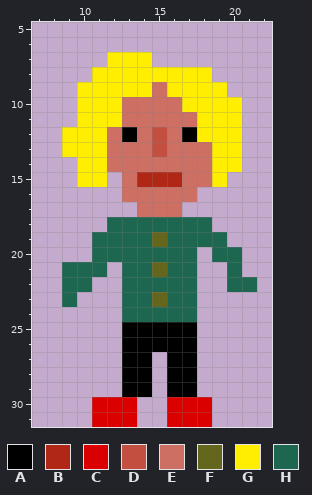
File history of a pixel-art sprite, assets/ui/human.png. This is how it looked before the edit.
The file is 32x32 pixels. Shown: x 7..22, y 5..31.
Palette (. is transparent): A #000000  B #b02815  C #db0000  D #c24f3f  E #cd7063  F #64661d  G #ffee00  H #1d6650
Pixels before, first column x 9:
 7 ...GGG.......
 8 ..GGGGGGGG...
 9 .GGGGGEGGGG..
10 .GGGEEEEGGGG.
11 .GGGEEEEEGGG.
12 GGGEAEDEAGGG.
13 GGGEEEDEEEGG.
14 .GGEEEEEEEGG.
15 .GG.EBBBEEG..
16 ....EEEEE....
17 .....EEE.....
18 ...HHHHHHH...
19 ..HHHHFHHHH..
20 ..HHHHHHH.HH.
21 HHH.HHFHH..H.
22 HH..HHHHH..HH
23 H...HHFHH....
24 ....HHHHH....
25 ....AAAAA....
26 ....AAAAA....
27 ....AA.AA....
28 ....AA.AA....
29 ....AA.AA....
30 ..CCC..CCC...
31 ..CCC..CCC...
And afterwards:
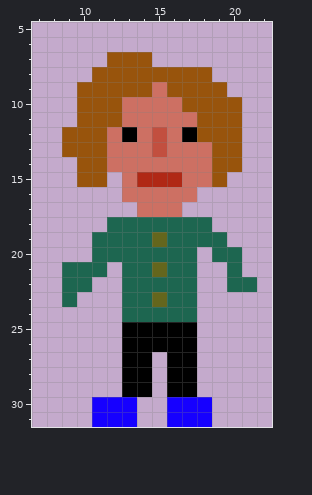
Edits made:
{"colour":"C","old":"#db0000","new":"#1600ff"}
{"colour":"G","old":"#ffee00","new":"#98540c"}
{"label":"changed","picture_box":[62,52,242,187]}
{"label":"changed","picture_box":[92,397,212,427]}
